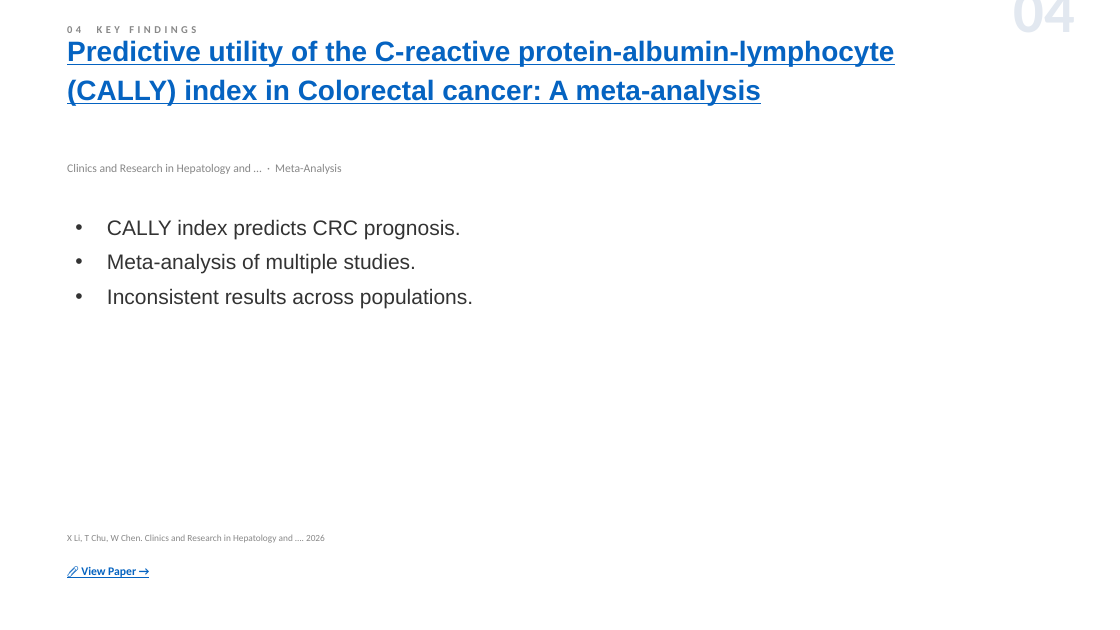
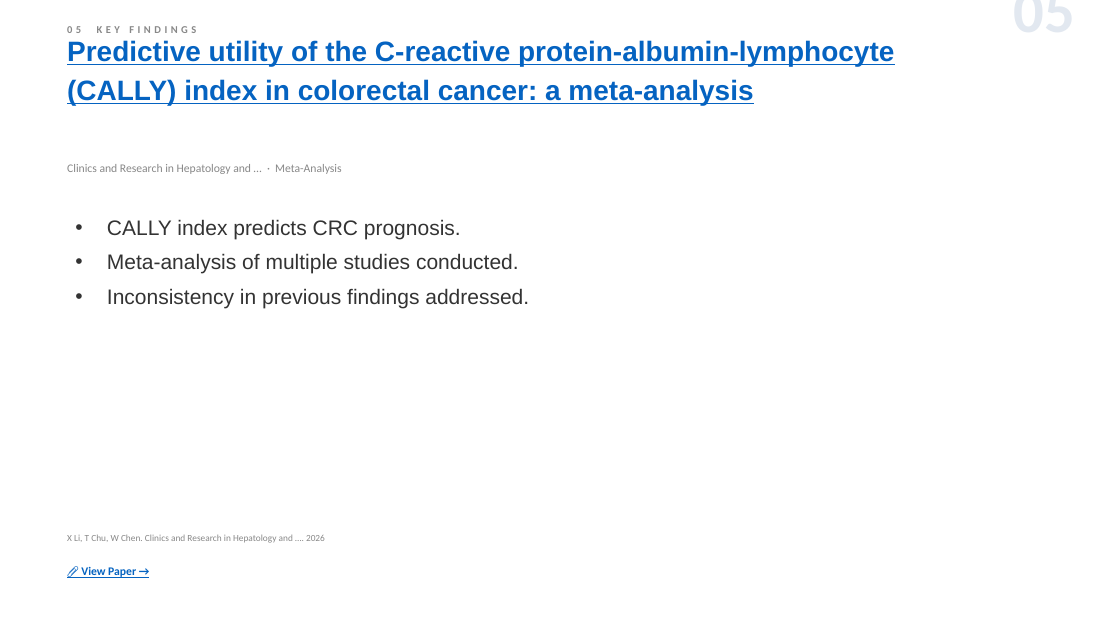
Before and after one commit to jejenhu-maker/colorectal-weekly-digest, a slide deck: slide 7 of docs/digest-en.pptx (slide 6 before the commit). Drawn at 1120x630 pixels with LibreOffice and Linux fonts; fonts in the diff are those of the drawing. Boxes give left, top, right and bottom in pixels: in the first picture for what was removed or moved away, otherwise in the second. Text is boxed around its words. In the diff, an @@ line names an element or a change of style, - is before the commit and + after.

```diff
--- a/docs/digest-en.pptx
+++ b/docs/digest-en.pptx
@@ text at (x1=67, y1=26, x2=196, y2=33): text changed @@
-04 KEY FINDINGS
+05 KEY FINDINGS
@@ text at (x1=840, y1=8, x2=1075, y2=8): text changed @@
-04
+05
@@ text at (x1=67, y1=40, x2=894, y2=105): text changed @@
-Predictive utility of the C-reactive protein-albumin-lymphocyte (CALLY) index in Colorectal cancer: A meta-analysis
+Predictive utility of the C-reactive protein-albumin-lymphocyte (CALLY) index in colorectal cancer: a meta-analysis
@@ text at (x1=107, y1=253, x2=529, y2=308): text changed @@
-• Meta-analysis of multiple studies.
-• Inconsistent results across populations.
+• Meta-analysis of multiple studies conducted.
+• Inconsistency in previous findings addressed.
```
Also in this commit, not shown: 10 other slides changed, 3 slides added, 3 slides removed, 2 other files.
